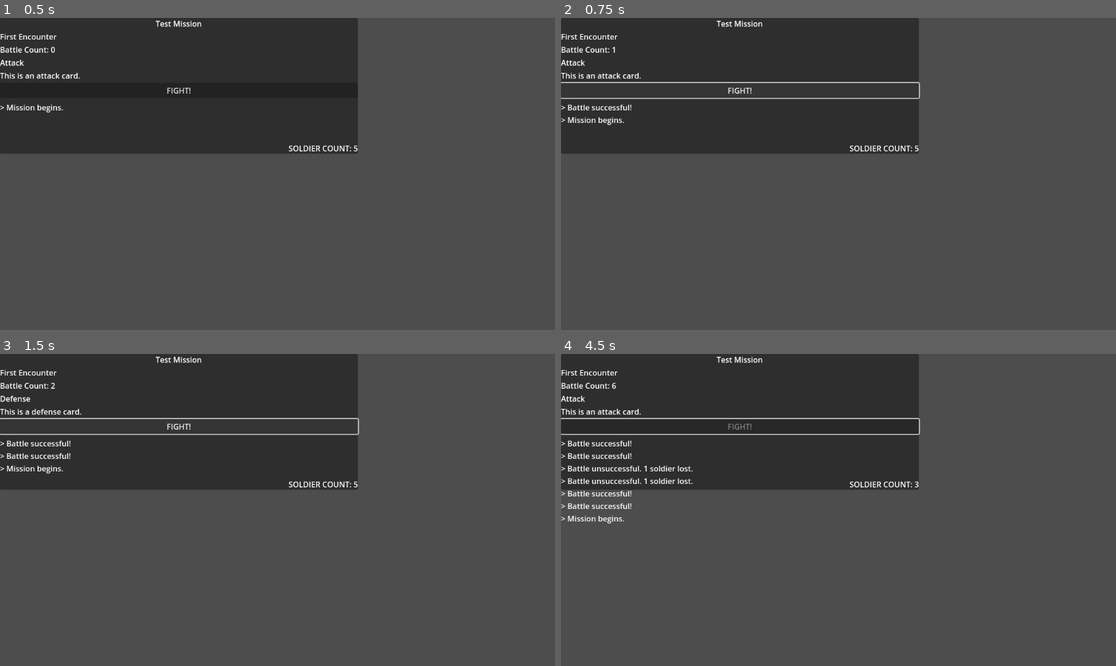
Above: before the commit, frames 1-4 (two rows, left to right).
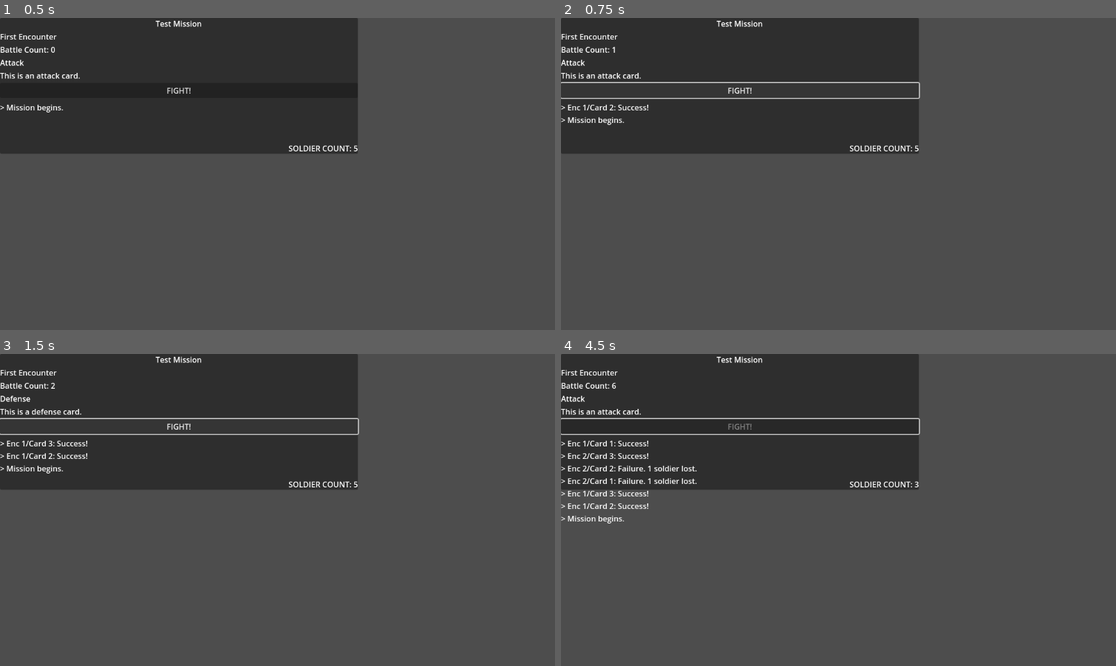
Above: after the commit, the same moments.

Repository: Shoes01/crying-suns-like
Game: Godot game, scene res://Main.tscn
The game is run twice, just before and just after one commit, with the same random seed, the same clock (stepped at 60 frames per second) and the same inputs.
Inputs:
- Up to frame 1 (0.5 s): no input
- Up to frame 2 (0.75 s): click "FIGHT!" at 0.5 s
- Up to frame 3 (1.5 s): click "FIGHT!" at 1.25 s
- Up to frame 4 (4.5 s): click "FIGHT!" at 2 s; tap Enter at 2.75, 4.25 s; tap Space at 3.5 s

Frame 1 is identical in both runs. In frame 2, 0.2% of the frame differs, in the area x 1-16%, y 27-30%; in frame 3, 0.3%; in frame 4, 1.1%, in the area x 1-25%, y 27-50%.

Commit message:
Added encounter/card detail to log

Diff:
--- a/Main.gd
+++ b/Main.gd
@@ -1,6 +1,6 @@
 extends Node2D
 
-
+var mission_counter := 1
 var encounter_counter := 0
 var card_counter := 0
 var battle_counter := 0
@@ -41,17 +41,17 @@
 	check_player()
 	check_progress()
 
-	update_log(success)
+	update_log(success, mission_counter, encounter_counter, card_counter)
 	update_UI()
 
 
-func update_log(value: bool) -> void:
+func update_log(battle_succes: bool, mission_count: int, encounter_count: int, card_count: int) -> void:
 	var log_text: String = $Panel/VBoxContainer/Control/Log.get_text()
 	var new_text : String
-	if value:
-		new_text = "> Battle successful!"
+	if battle_succes:
+		new_text = "> Enc " + str(encounter_counter + 1) + "/Card " + str(card_counter + 1) + ": Success!"
 	else:
-		new_text = "> Battle unsuccessful. 1 soldier lost."
+		new_text = "> Enc " + str(encounter_counter + 1) + "/Card " + str(card_counter + 1) + ": Failure. 1 soldier lost."
 
 	log_text = new_text + "\n" + log_text
 	$Panel/VBoxContainer/Control/Log.set_text(log_text)
